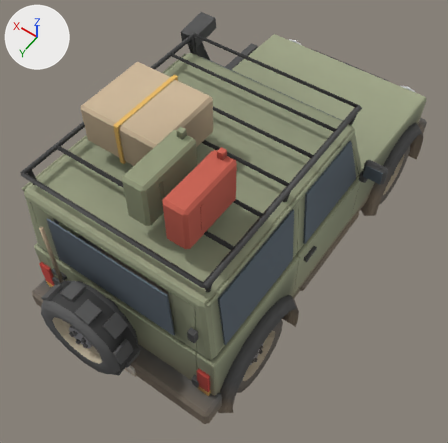
What one commit did to the glTF model props/jeep/jeep_expedition.glb.
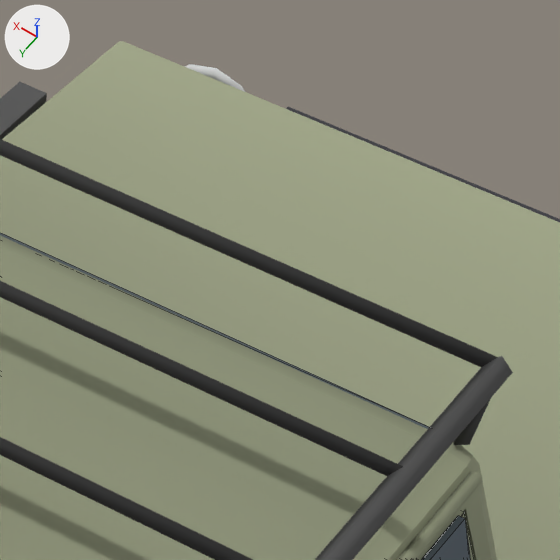
Each version appears first whole from a 50 mm camera at (-1.82, 2.94, 4.66) aimed at (-0.06, 0.47, 0.78), and next in a close-up on the part from 55% to 83% of the width and 6% to 34% of the height. The axes (+X, +Y, +Z) are drawn at upper left. The lights are the same throughout. The last two pictures show the newer version. The close-ups show mesh edges as thin lines. Where no turn or scale is listed for an object, it has been applied to the vertices.

Objects in the first close-up: 'Glass', 'GlassD', 'Jeep' and 1 more.
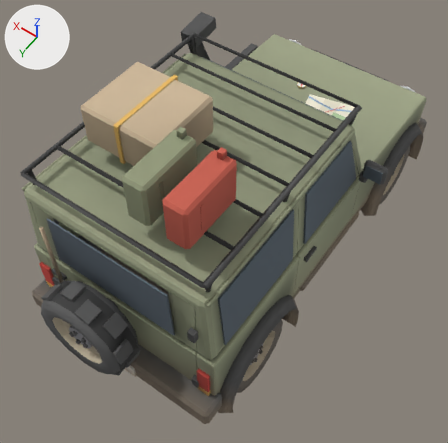
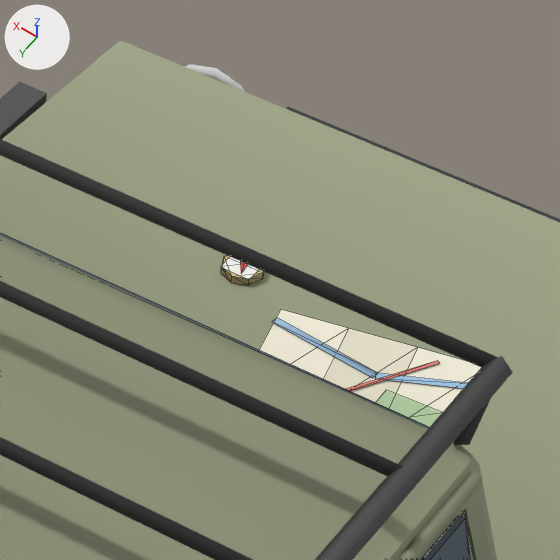
Changed parts and their boxes [x1, y1, x2, y2] in the close-ups (560 x 560 px):
'Map', added
    after: [259, 309, 481, 427]
'Compass', added
    after: [220, 255, 264, 285]

The change, as a list of edits to the scene's bpy script:
```text
Add me_quad_008:
    me_quad_008.from_pydata(...)  # 28 vertices, 16 faces; spans x -0.238..0.238, y -0.192..0.192, z -0.008..0.009
    me_quad_008.materials.append(mat_baked_004)
Add me_cylinder_010:
    me_cylinder_010.from_pydata(...)  # 24 vertices, 32 faces; spans x -0.045..0.045, y -0.045..0.045, z 0.0..0.018
    me_cylinder_010.materials.append(mat_baked_005)
Add ob_map:
    ob_map = bpy.data.objects.new('Map', me_quad_008)
    ob_map.location = (-0.2, -0.86, 1.045)
Add ob_compass:
    ob_compass = bpy.data.objects.new('Compass', me_cylinder_010)
    ob_compass.location = (0.16, -1.02, 1.038)
```
